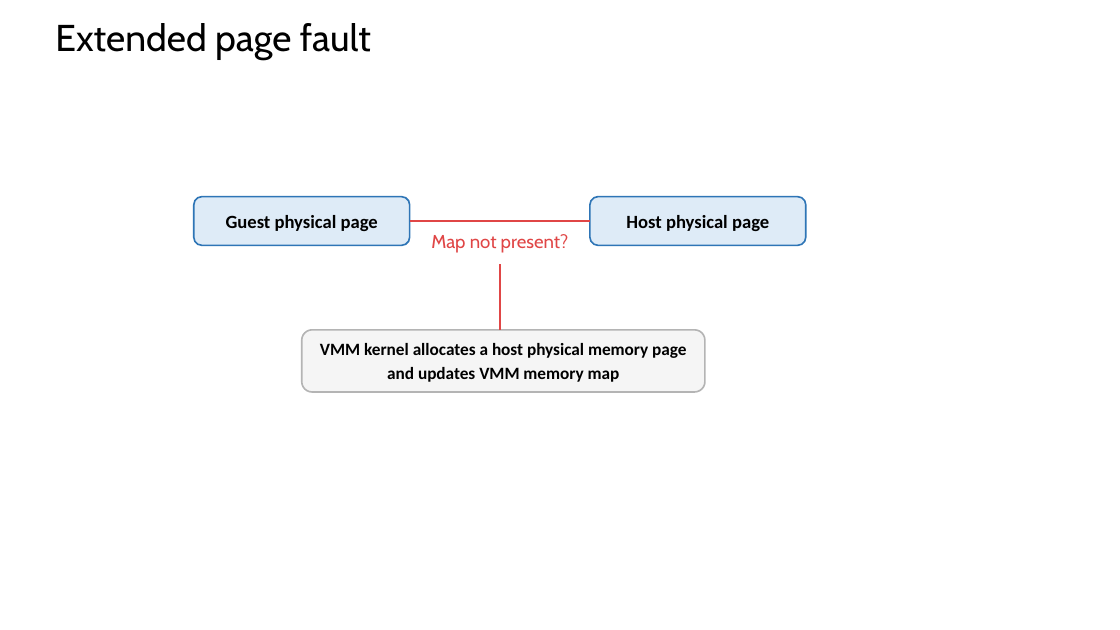
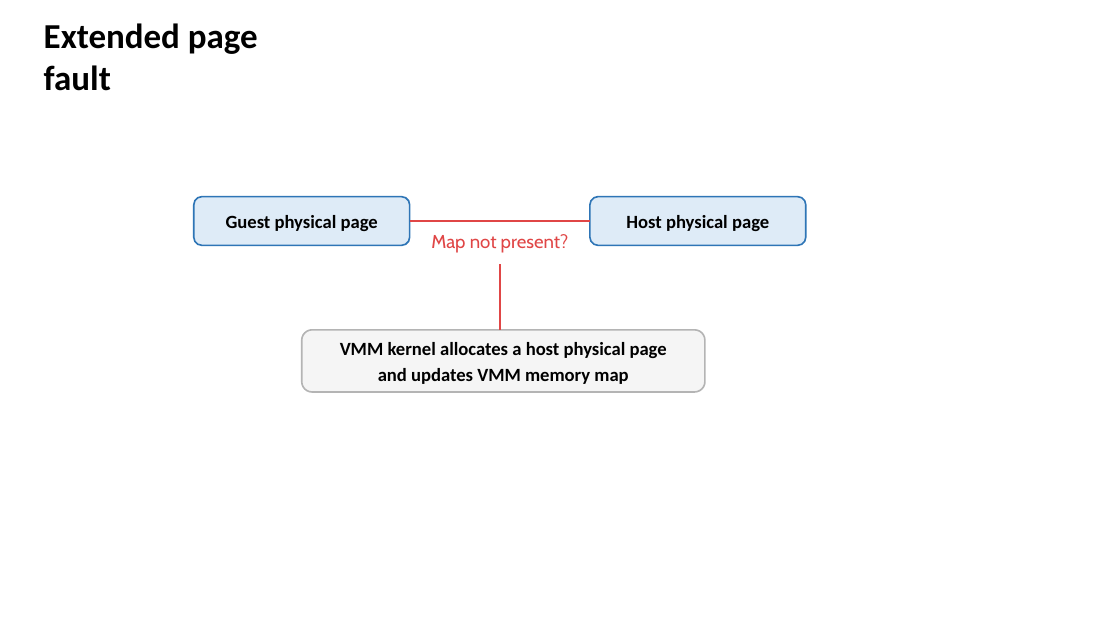
Before and after one commit to zhangzhics/CITS5503_Sem2, a slide deck: slide 24 of Live-lecture-slides/CITS5503Virtualization_DynamoDB_week4.pptx. Drawn at 1120x630 pixels with LibreOffice and Linux fonts; fonts in the diff are those of the drawing. Boxes give left, top, right and bottom in pixels: in the first picture for what was removed or moved away, otherwise in the second. Text is boxed around its words. In the diff, an @@ line names an element or a change of style, - is before the commit and + after.

Commit message:
corrected typos in slides of week 4

```diff
--- a/Live-lecture-slides/CITS5503Virtualization_DynamoDB_week4.pptx
+++ b/Live-lecture-slides/CITS5503Virtualization_DynamoDB_week4.pptx
@@ text "Extended page fault": place and size @@
-text "Extended page fault" at [55,23,371,59]
+text "Extended page fault" at [44,23,258,91]
@@ text "Extended page fault" at [44,23,258,91]: size 32 to 30 pt, font Cabin to Calibri, bold on; alignment centre to left @@
@@ text in rounded rectangle at [340,342,667,358]: text changed; size 14.8 to 16 pt @@
-VMM kernel allocates a host physical memory page
+VMM kernel allocates a host physical page
@@ text in rounded rectangle at [378,368,628,384]: size 14.8 to 16 pt in "and updates VMM memory map" @@
```
Also in this commit, not shown: 19 other slides changed.
